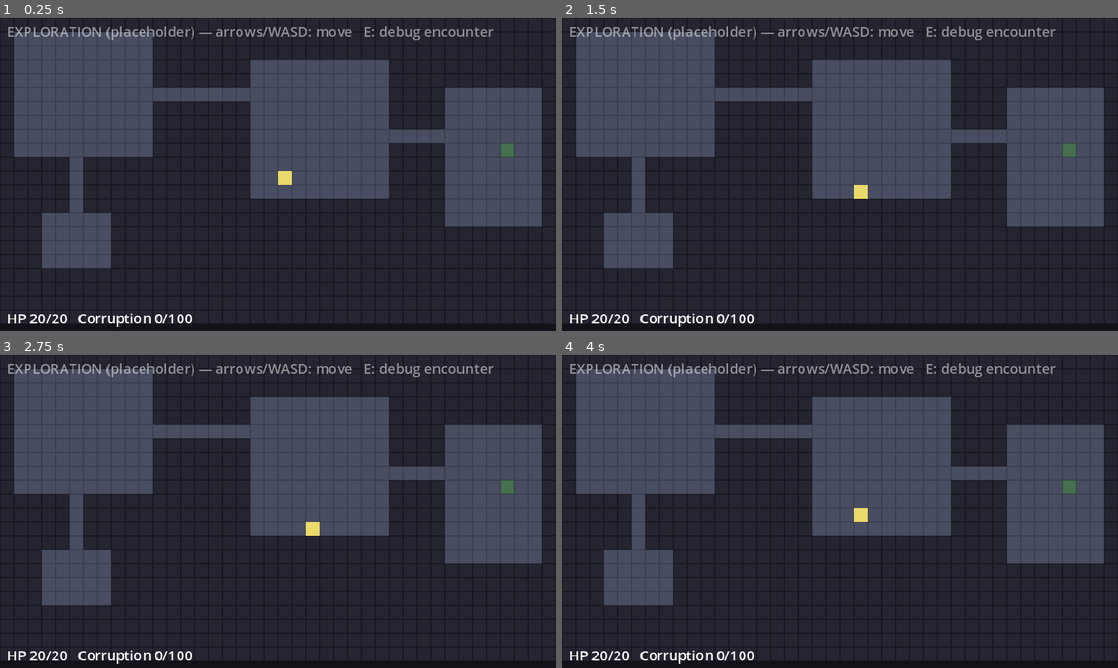
Above: before the commit, frames 1-4 (two rows, left to right).
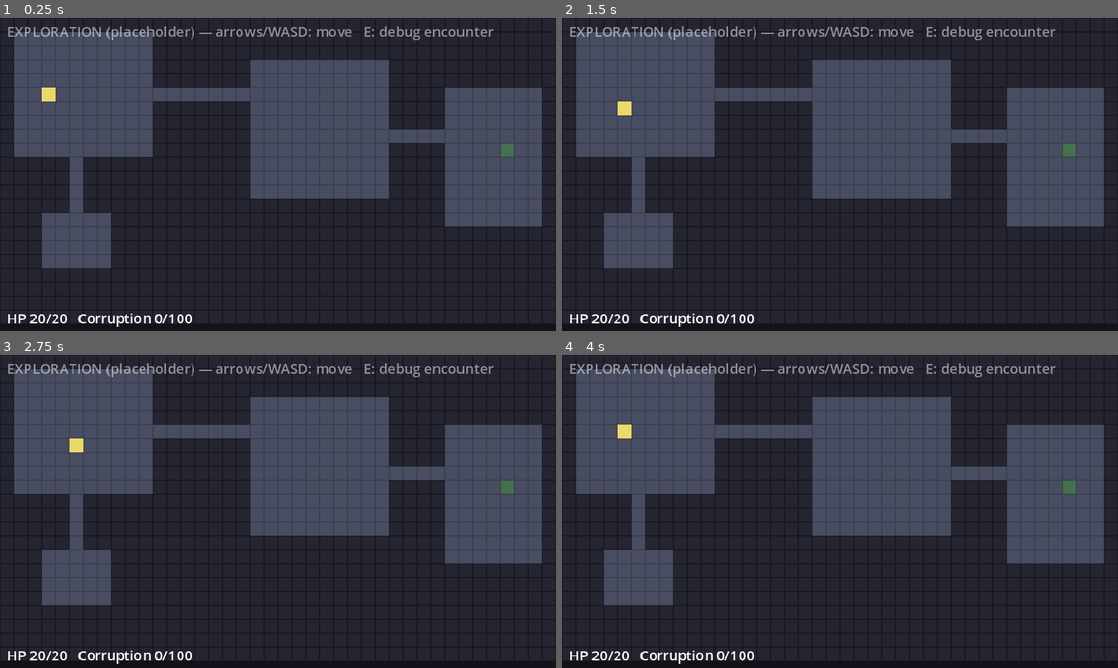
Above: after the commit, the same moments.

Repository: x-alterer/2D-Roguelike-like
Game: Godot game, scene res://scenes/main.tscn
Same seed, same stepped clock (60 frames per second), same inputs: the game is played once before the commit and once after it.
Inputs:
- Up to frame 1 (0.25 s): no input
- Up to frame 2 (1.5 s): tap Enter at 0.5 s; hold Right (move_right) 0.53-1.28 s; tap Space at 1.25 s; hold Down (move_down) from 1.28 s (still down)
- Up to frame 3 (2.75 s): tap Enter at 2 s; release Down (move_down) at 2.03 s; hold Right (move_right) from 2.03 s (still down)
- Up to frame 4 (4 s): tap Space at 2.75 s; release Right (move_right) at 2.78 s; hold Up (move_up) 2.78-3.53 s; tap Enter at 3.5 s; hold Left (move_left) from 3.53 s (still down)

The runs differ from the first frame. In frame 1, 0.2% of the frame differs, in the area x 7-53%, y 22-54%; in frame 2, 0.2%; in frame 3, 0.2%; in frame 4, 0.2%.

Commit message:
feat: GridActor base and walkability-checked player movement (tasks 2.2-2.3)
GridActor holds the logical cell as the source of truth and tweens
pixels toward it (0.1s); bump() animates rejected moves without logical
change. The player is now a GridActor scene spawned at the map's
entrance tile (GameState uses a NO_POSITION sentinel so the map owns the
spawn cell). Movement checks the tileset's walkable custom data — walls
bump and consume no turn, per the locked exploration verbs.

Co-Authored-By: Claude Fable 5 <noreply@anthropic.com>
Claude-Session: https://claude.ai/code/session_018muKSDbmmuj7g6CxEjXxPM

Diff:
--- /dev/null
+++ b/actors/grid_actor.gd
@@ -0,0 +1,60 @@
+## GridActor — base class for anything that occupies a grid cell.
+##
+## What this is: shared movement machinery for the player and enemies. It
+## owns the one rule the whole grid mode depends on: `grid_pos` (a cell
+## coordinate) is the truth about where an actor is, and the pixel position
+## is derived from it. Tweens only animate pixels toward what is already
+## true logically.
+##
+## Why it exists: the Architecture Decisions table fixes "Grid truth —
+## logical coordinates; tweens are presentation". If gameplay ever read
+## pixel positions, an actor could be "between cells" at the moment a rule
+## fires — the whole position-desync bug class this design prevents.
+##
+## How it connects: exploration.gd's turn scheduler calls place_at/step_to/
+## bump and reads grid_pos. player.tscn (PlayerActor) and enemy.tscn
+## (EnemyActor) both extend this class.
+class_name GridActor
+extends Node2D
+
+const TILE_SIZE := 16
+## Seconds one step animation takes. The scheduler waits slightly longer
+## than this before accepting the next input, so held keys advance the
+## world at a readable pace.
+const STEP_TIME := 0.1
+
+## The actor's cell — the single source of truth. It changes instantly when
+## a move is committed, before any animation plays.
+var grid_pos: Vector2i
+
+var _tween: Tween
+
+
+## Instantly puts the actor on a cell, no animation. Used at spawn.
+func place_at(cell: Vector2i) -> void:
+	grid_pos = cell
+	position = Vector2(cell * TILE_SIZE)
+
+
+## Commits a move: logic updates now, pixels catch up over STEP_TIME.
+func step_to(cell: Vector2i) -> void:
+	grid_pos = cell
+	_restart_tween()
+	_tween.tween_property(self, "position", Vector2(cell * TILE_SIZE), STEP_TIME)
+
+
+## Rejected-move feedback: lean a quarter tile toward `dir` and settle back.
+## grid_pos never changes — a bump is pure presentation.
+func bump(dir: Vector2i) -> void:
+	var home := Vector2(grid_pos * TILE_SIZE)
+	_restart_tween()
+	_tween.tween_property(self, "position", home + Vector2(dir) * (TILE_SIZE / 4.0), STEP_TIME / 2.0)
+	_tween.tween_property(self, "position", home, STEP_TIME / 2.0)
+
+
+## Kills any in-flight animation first, so two quick moves can't fight over
+## the position property and leave the sprite stranded off-cell.
+func _restart_tween() -> void:
+	if _tween != null and _tween.is_valid():
+		_tween.kill()
+	_tween = create_tween()
--- /dev/null
+++ b/actors/player.gd
@@ -0,0 +1,17 @@
+## PlayerActor — the athlete's body on the exploration grid.
+##
+## What this is: a GridActor with nothing extra yet. It exists as its own
+## class and scene so the player has a stable identity in the scene tree
+## and a place for later phases to hang player-only presentation — Phase 5's
+## corruption palette swaps will land here.
+##
+## Why input is NOT handled here: the turn scheduler in exploration.gd must
+## decide whether a keypress becomes a committed move, a bump, or an
+## encounter trigger *before* anything moves. Letting the actor move itself
+## would split rule decisions across two scripts.
+##
+## How it connects: exploration.gd spawns player.tscn, drives it through the
+## GridActor methods, and mirrors every committed move into
+## GameState.grid_position so the position survives mode switches.
+class_name PlayerActor
+extends GridActor
--- /dev/null
+++ b/actors/player.tscn
@@ -0,0 +1,11 @@
+[gd_scene load_steps=2 format=3]
+
+[ext_resource type="Script" path="res://actors/player.gd" id="1_player"]
+
+[node name="Player" type="Node2D"]
+script = ExtResource("1_player")
+
+[node name="Rect" type="ColorRect" parent="."]
+offset_right = 16.0
+offset_bottom = 16.0
+color = Color(0.92, 0.85, 0.42, 1)
--- a/autoloads/game_state.gd
+++ b/autoloads/game_state.gd
@@ -24,6 +24,11 @@
 const START_ATK := 5
 const START_DEF := 2
 const CORRUPTION_MAX := 100
+
+## Sentinel meaning "not spawned yet". The floor's entrance tile is map
+## data, so GameState can't know it — Exploration replaces this with the
+## map's entrance cell on first load (technical plan, Decision 16).
+const NO_POSITION := Vector2i(-1, -1)
 
 var max_hp: int = START_MAX_HP
 var hp: int = START_MAX_HP
@@ -66,9 +71,9 @@
 	def_stat = START_DEF
 	inventory.clear()
 	run_log.clear()
-	# Placeholder spawn near the screen center. Phase 2's hand-made floor
-	# replaces this with its entrance tile.
-	grid_position = Vector2i(20, 11)
+	# "Nowhere yet" — Exploration snaps the player to the floor's entrance
+	# tile when it sees this sentinel.
+	grid_position = NO_POSITION
 	# randi() (unseeded, OS entropy) picks the run's seed; everything after
 	# this line must roll through `rng` so the run is reproducible.
 	rng_seed = randi()
--- a/scenes/exploration.gd
+++ b/scenes/exploration.gd
@@ -1,25 +1,22 @@
-## Exploration — Mode 1, Phase 1 placeholder.
+## Exploration — Mode 1: the grid the athlete walks.
 ##
-## What this is: a stand-in for the grid exploration mode. It shows the
-## athlete as a rectangle at her GameState grid position and lets the debug
-## keys exercise the mode switch. There is no floor, no walls, no turn
-## scheduler yet — Phase 2 replaces the movement below with the real MOVE
-## loop (TileMap walkability, world tick, enemies).
+## What this is: the exploration scene. It builds the hand-made floor from
+## an ASCII map, owns the player actor, and validates every move attempt —
+## a keypress becomes a committed step, a bump, or (from task 2.6 on) an
+## encounter trigger, and this script is the single place that decides
+## which. The turn scheduler and trigger dispatcher (tasks 2.4/2.6) also
+## live here, per the plan: "the scheduler lives in Exploration, not in
+## GameState".
 ##
-## Why it exists: Phase 1's Definition of Done requires proving that position
-## survives a mode switch and that HP set in one mode is readable in the
-## other. This scene is the exploration half of that proof.
+## Why movement rules are here and not on the player: rules need the whole
+## board — walkability, occupancy, trigger types. The actors only know how
+## to be somewhere; this scene knows what being there means.
 ##
-## How it connects: emits Events.encounter_triggered when E is pressed; Main
-## hears it and swaps in the Encounter scene (this scene is freed). Reads and
-## writes only GameState — never the Encounter scene directly.
+## How it connects: reads/writes GameState.grid_position so position
+## survives mode switches. Emits Events.encounter_triggered (debug key E
+## until the real dispatcher lands); Main responds by swapping in the
+## Encounter scene, which frees this one.
 extends Node2D
-
-const TILE_SIZE := 16
-## Placeholder playable area: the 640x360 viewport in whole 16px tiles.
-## Phase 2's TileMap replaces these bounds with real walkability checks.
-const GRID_COLS := 40
-const GRID_ROWS := 22
 
 ## The hand-made test floor (technical plan, Decision 13). One character per
 ## 16px tile, 40 columns x 22 rows: '#' wall, '.' floor, '@' entrance,
@@ -59,7 +56,7 @@
 const TILE_EXIT := Vector2i(2, 0)
 
 @onready var _floor: TileMapLayer = $Floor
-@onready var _player: ColorRect = $Player
+@onready var _player: PlayerActor = $Actors/Player
 @onready var _status_label: Label = $StatusLabel
 
 ## Filled by _build_floor from the map's marker characters.
@@ -71,13 +68,14 @@
 
 func _ready() -> void:
 	_build_floor()
-	_refresh()
+	_spawn_player()
+	_refresh_status()
 
 
 ## Turns the ASCII map into TileMapLayer cells and records the marker
 ## positions. Walkability is NOT stored here — it lives on the tileset's
-## "walkable" custom data layer, so tile identity and its rules stay in one
-## place (plan task 2.1).
+## "walkable" custom data layer, so a tile's identity and its rules stay in
+## one place (plan task 2.1).
 func _build_floor() -> void:
 	for y in FLOOR_MAP.size():
 		var row := FLOOR_MAP[y]
@@ -99,10 +97,17 @@
 					_beckoner_spawns.append(cell)
 
 
+func _spawn_player() -> void:
+	if GameState.grid_position == GameState.NO_POSITION:
+		# Fresh run: the entrance tile is map data, so GameState left the
+		# spawn cell to us (technical plan, Decision 16).
+		GameState.grid_position = _entrance_cell
+	_player.place_at(GameState.grid_position)
+
+
 func _unhandled_input(event: InputEvent) -> void:
 	if event.is_action_pressed("debug_encounter"):
-		# null enemy data + "debug" trigger: enemies and real trigger types
-		# arrive in Phase 2. Main only needs the signal to switch modes.
+		# Phase 1 leftover; removed in Phase 4 when real triggers take over.
 		Events.encounter_triggered.emit(null, &"debug")
 		get_viewport().set_input_as_handled()
 		return
@@ -118,23 +123,28 @@
 		step = Vector2i.RIGHT
 	if step == Vector2i.ZERO:
 		return
-
-	# Placeholder movement (technical plan, Decision 4): whole-tile steps,
-	# clamped to the screen, written straight to GameState so the position
-	# demonstrably survives the mode switch. No walls, no world tick.
-	var target := GameState.grid_position + step
-	target.x = clampi(target.x, 0, GRID_COLS - 1)
-	target.y = clampi(target.y, 0, GRID_ROWS - 1)
-	GameState.grid_position = target
-	_refresh()
 	get_viewport().set_input_as_handled()
+	_try_player_move(step)
 
 
-## Redraws everything this scene derives from GameState: the player rect's
-## pixel position (grid cell x 16 — logical position is the truth, pixels
-## are presentation) and the status readout.
-func _refresh() -> void:
-	_player.position = Vector2(GameState.grid_position * TILE_SIZE)
+## The move rule from design-lockdown.md §2: walkable and unoccupied → step;
+## otherwise bump, and a rejected move consumes no turn.
+func _try_player_move(step: Vector2i) -> void:
+	var target := _player.grid_pos + step
+	if not _is_walkable(target):
+		_player.bump(step)
+		return
+	_player.step_to(target)
+	GameState.grid_position = target
+
+
+func _is_walkable(cell: Vector2i) -> bool:
+	var tile := _floor.get_cell_tile_data(cell)
+	# Cells outside the painted map have no tile at all — treat as solid.
+	return tile != null and bool(tile.get_custom_data("walkable"))
+
+
+func _refresh_status() -> void:
 	_status_label.text = "HP %d/%d   Corruption %d/%d" % [
 		GameState.hp, GameState.max_hp,
 		GameState.corruption, GameState.CORRUPTION_MAX,
--- a/scenes/exploration.tscn
+++ b/scenes/exploration.tscn
@@ -1,7 +1,8 @@
-[gd_scene load_steps=3 format=3]
+[gd_scene load_steps=4 format=3]
 
 [ext_resource type="Script" path="res://scenes/exploration.gd" id="1_expl"]
 [ext_resource type="TileSet" path="res://resources/tileset.tres" id="2_tiles"]
+[ext_resource type="PackedScene" path="res://actors/player.tscn" id="3_player"]
 
 [node name="Exploration" type="Node2D"]
 script = ExtResource("1_expl")
@@ -14,10 +15,9 @@
 [node name="Floor" type="TileMapLayer" parent="."]
 tile_set = ExtResource("2_tiles")
 
-[node name="Player" type="ColorRect" parent="."]
-offset_right = 16.0
-offset_bottom = 16.0
-color = Color(0.92, 0.85, 0.42, 1)
+[node name="Actors" type="Node2D" parent="."]
+
+[node name="Player" parent="Actors" instance=ExtResource("3_player")]
 
 [node name="StatusLabel" type="Label" parent="."]
 offset_left = 8.0
